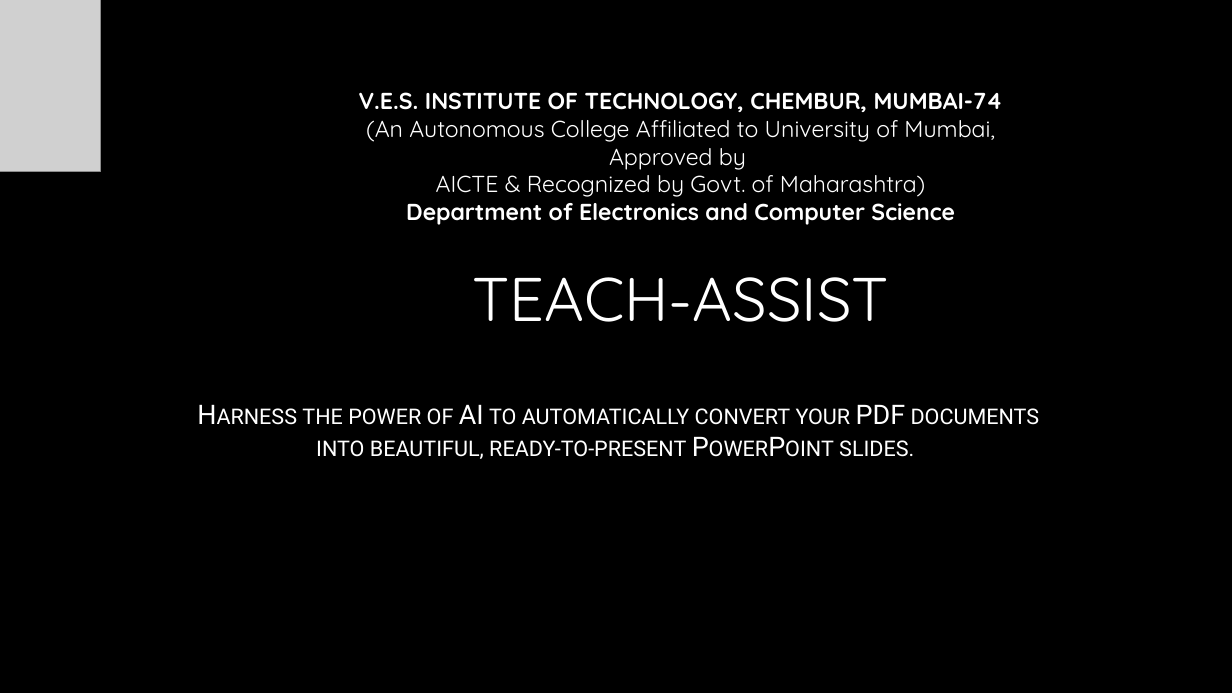
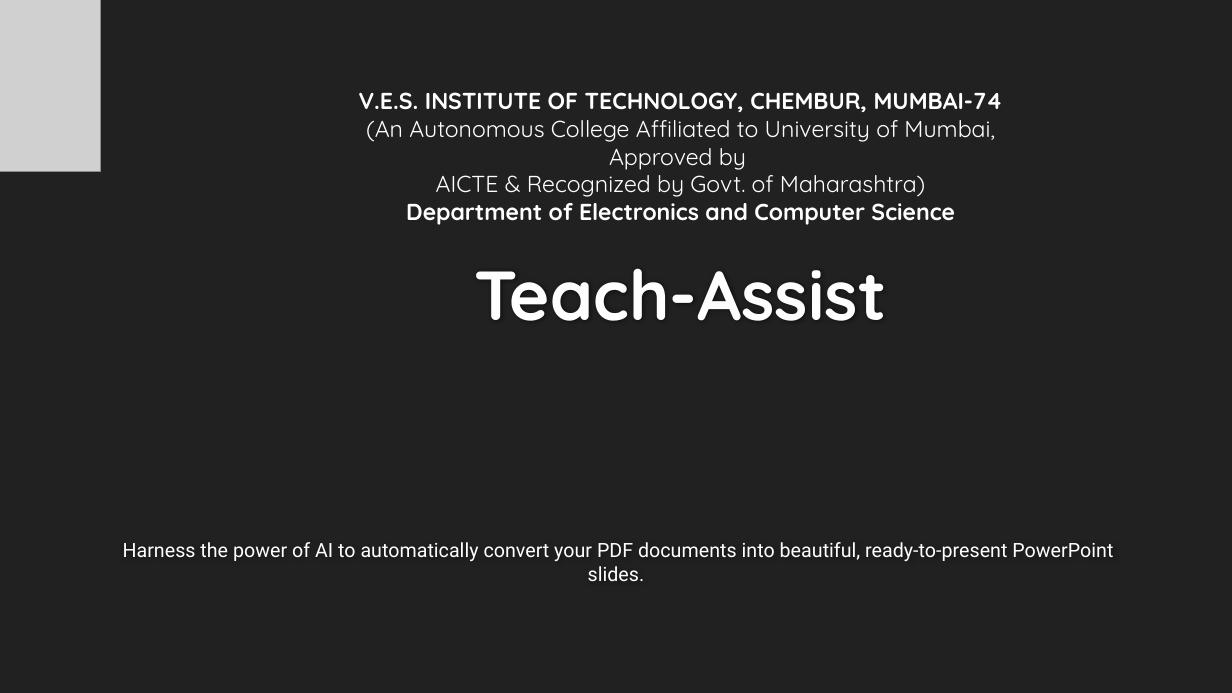
Before and after one commit to AdityaB-11/Pdf_to_presentation_GenAI, a slide deck: slide 1 of output/generated_presentation.pptx. Drawn at 1232x693 pixels with LibreOffice and Linux fonts; fonts in the diff are those of the drawing; grey boxes stand for pictures; background and template pictures are left out. Boxes give left, top, right and bottom in pixels: in the first picture for what was removed or moved away, otherwise in the second. Text is boxed around its words. In the diff, an @@ line names an element or a change of style, - is before the commit and + after.

```diff
--- a/output/generated_presentation.pptx
+++ b/output/generated_presentation.pptx
@@ background picture (left out) to #212121 @@
@@ title at (475,268,887,321): text changed; size 48 to 54 pt; text colour gradient #FFFFFF to #A6A6A6 to #FEFEFE; bold on @@
-TEACH-ASSIST
+Teach-Assist
@@ subtitle "Harness the power of AI ...": place and size @@
-subtitle "Harness the power of AI ..." at (302,404,1040,459)
+subtitle "Harness the power of AI ..." at (123,542,1113,581)
@@ subtitle "Harness the power of AI ..." at (123,542,1113,581): size 21 to 15.3 pt, text colour gradient #FFFFFF to #BFBFBF to #FFFFFF, small capitals off; less space between paragraphs @@
```
Also in this commit, not shown: 2 other slides changed, 8 slides added, 12 slides removed, 6 other files.
